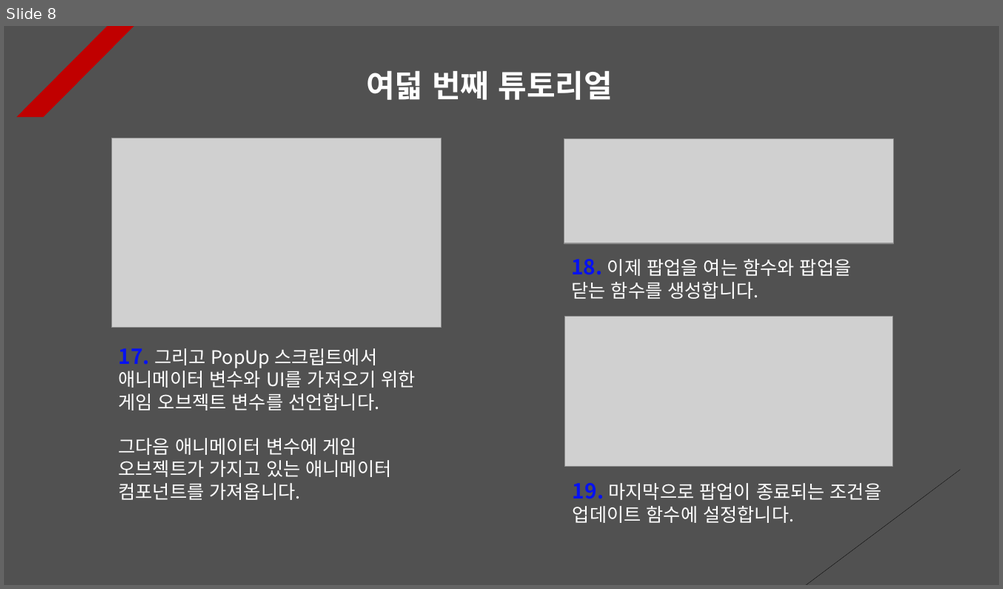
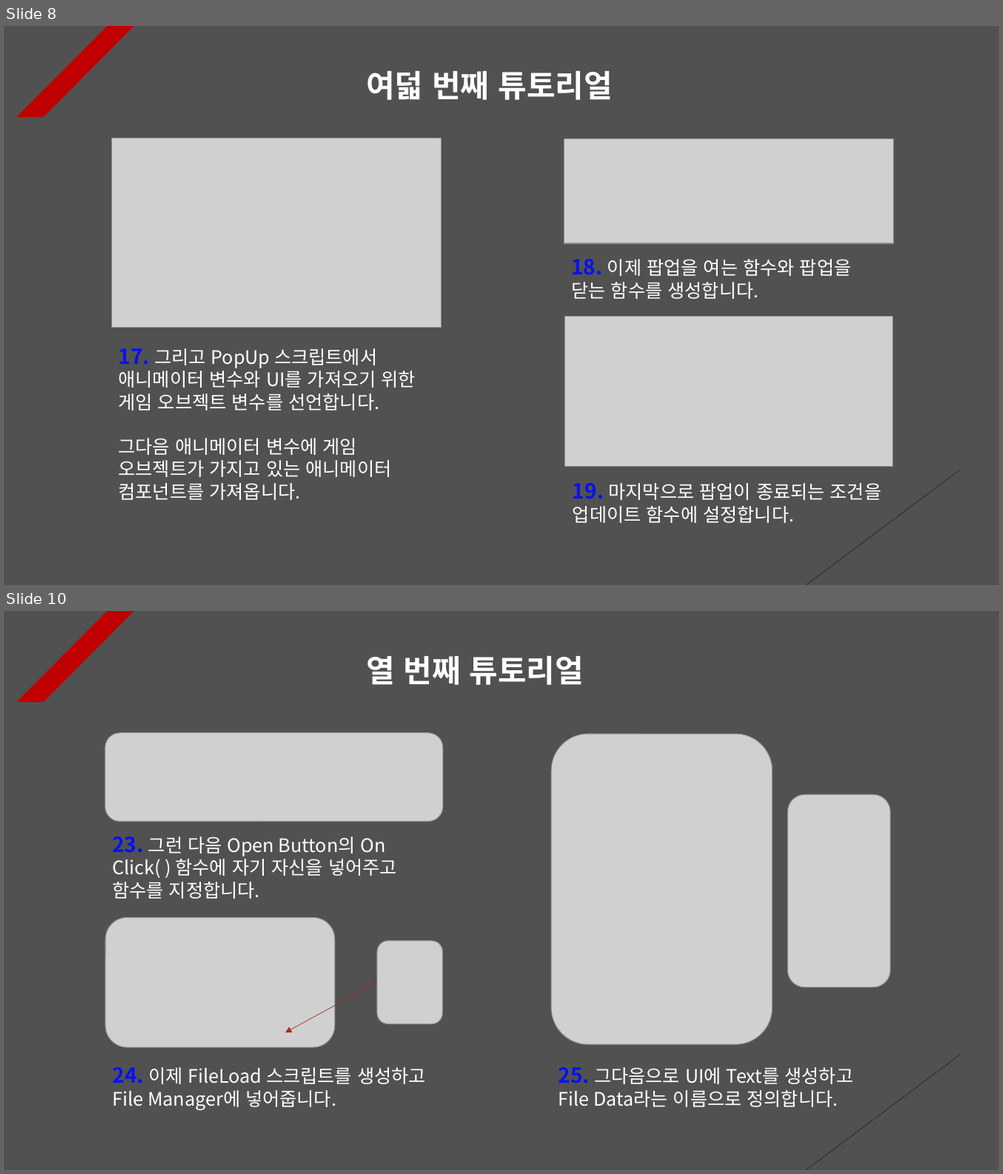
Before and after one commit to Unity2033/3D-UnityEngine, a slide deck: Assets/Class/Animation Clip/PPT Data/Animation Clip Example.pptx. Shown one above the other, each under a label of ours: slide 8 before the commit, slides 8 and 10 after it; the slides between them are not shown. The pictures are 1003x589 and 1003x1174 pixels, drawn with LibreOffice and Linux fonts; fonts in the diff are those of the drawing; grey boxes stand for pictures. Boxes give left, top, right and bottom in pixels: in the first picture for what was removed or moved away, otherwise in the second. Text is boxed around its words. In the diff, an @@ line names an element or a change of style, - is before the commit and + after.

```diff
--- a/Assets/Class/Animation Clip/PPT Data/Animation Clip Example.pptx
+++ b/Assets/Class/Animation Clip/PPT Data/Animation Clip Example.pptx
@@ slide 10 added at box(4, 611, 999, 1170), background #515151; not listed: 2 template elements that a slide beside it also shows @@
@@ text added at box(366, 656, 583, 685), 30 pt, text #FFFFFF, bold @@
+열 번째 튜토리얼
@@ picture added at box(105, 732, 443, 821) @@
@@ picture added at box(551, 734, 771, 1045) @@
@@ picture added at box(788, 795, 891, 988) @@
@@ text added at box(112, 837, 397, 899), 18 pt, text #FFFFFF @@
+23. 그런 다음 Open Button의 On Click( ) 함수에 자기 자신을 넣어주고 함수를 지정합니다.
@@ picture added at box(105, 917, 335, 1048) @@
@@ picture added at box(377, 941, 443, 1025) @@
@@ arrow added from (377, 982) to (285, 1034), #A5300F 0.5 pt dashed @@
@@ text added at box(113, 1068, 426, 1111), 18 pt, text #FFFFFF @@
+24. 이제 FileLoad 스크립트를 생성하고 File Manager에 넣어줍니다.
@@ text added at box(558, 1068, 854, 1108), 18 pt, text #FFFFFF @@
+25. 그다음으로 UI에 Text를 생성하고 File Data라는 이름으로 정의합니다.
```
Also in this commit, not shown: 1 slide changed, 2 other slides added, 22 other files.
